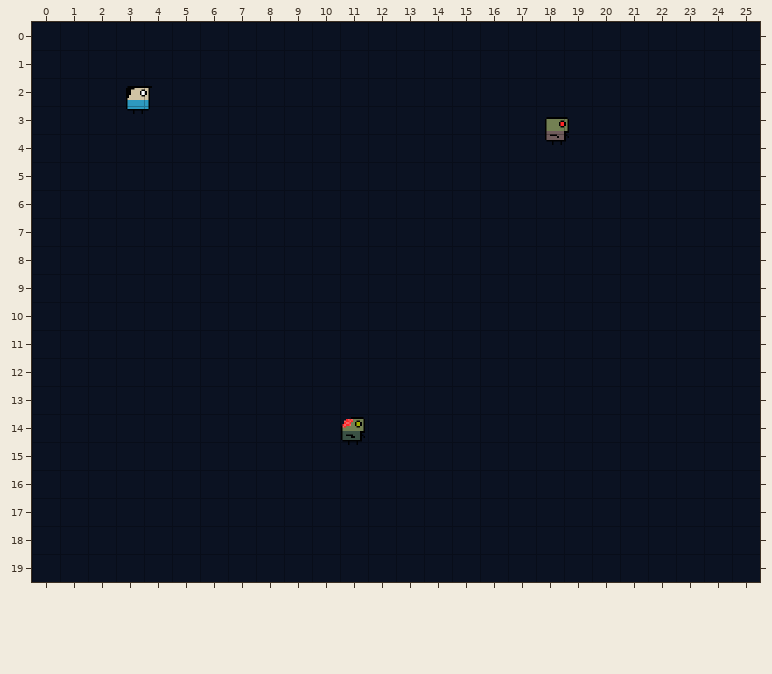
Level history. Tiled map (JSON): src/levels/level1.json. The picture above is the old version.
Cells are 32x32 px. Shown: x 0..25, y 0..19.
Now the later version:
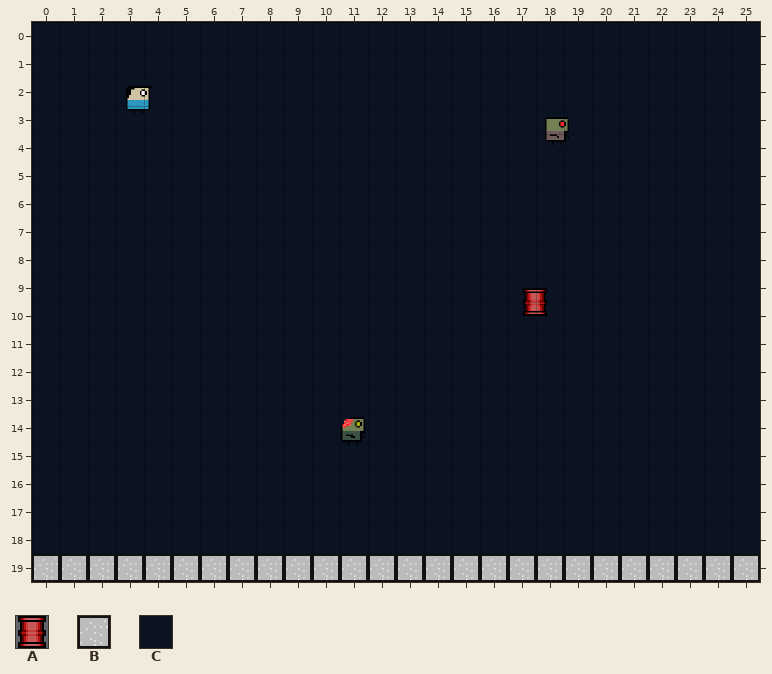
Key: from "barrel": A 0; from "spritesheet": B 18, C 21.
_ is an empty cell.
Objects are placed by their top-left corner, in cells (3,4 is the top-left corner of cell 3,4); size is 1x1 cell unless given.
Change:
Layer "level":
The author changed tile C to tile B in row 19 at x 0 to 25.
Layer "spawns":
A new object: A "barrel" at 17.5,9.5.
